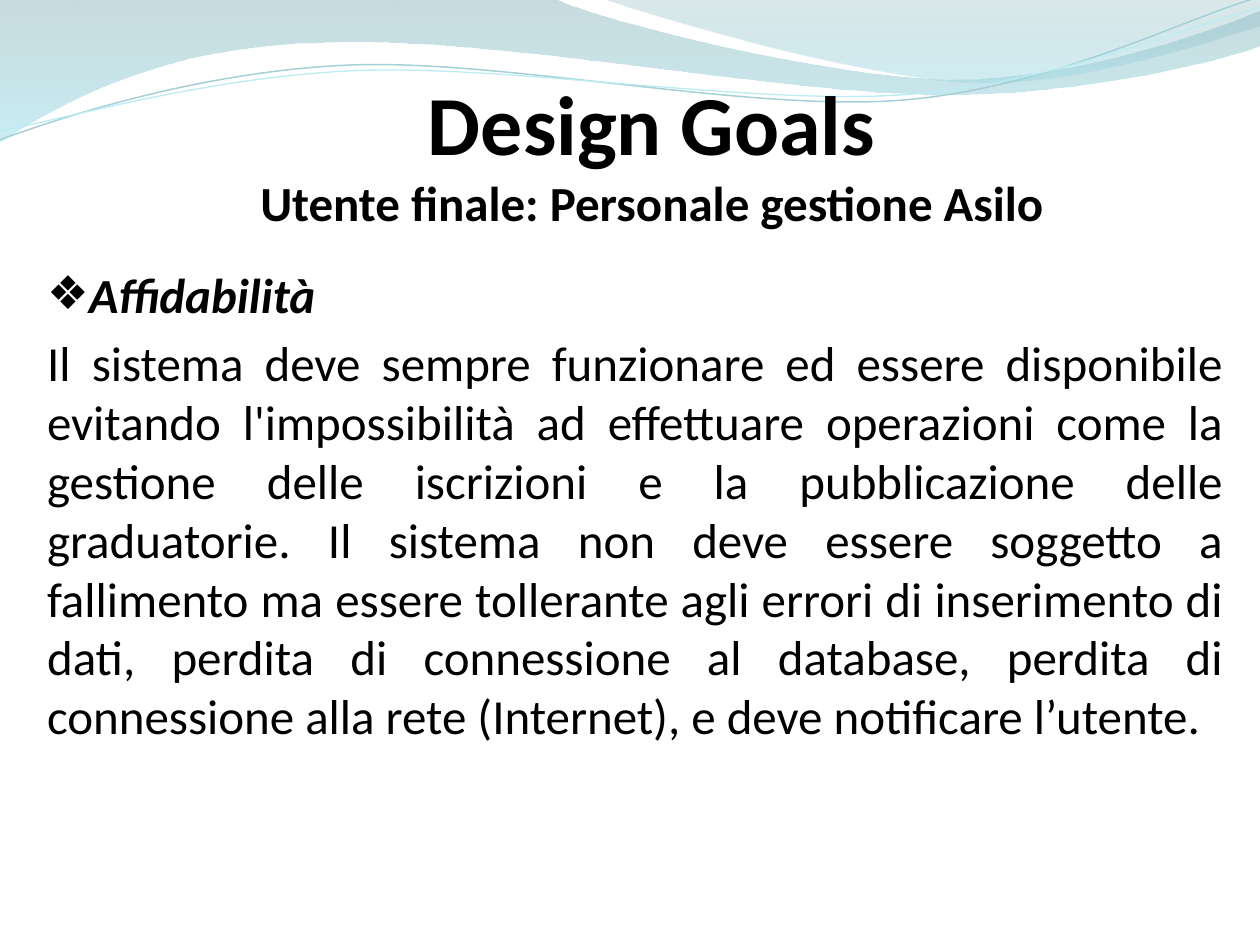
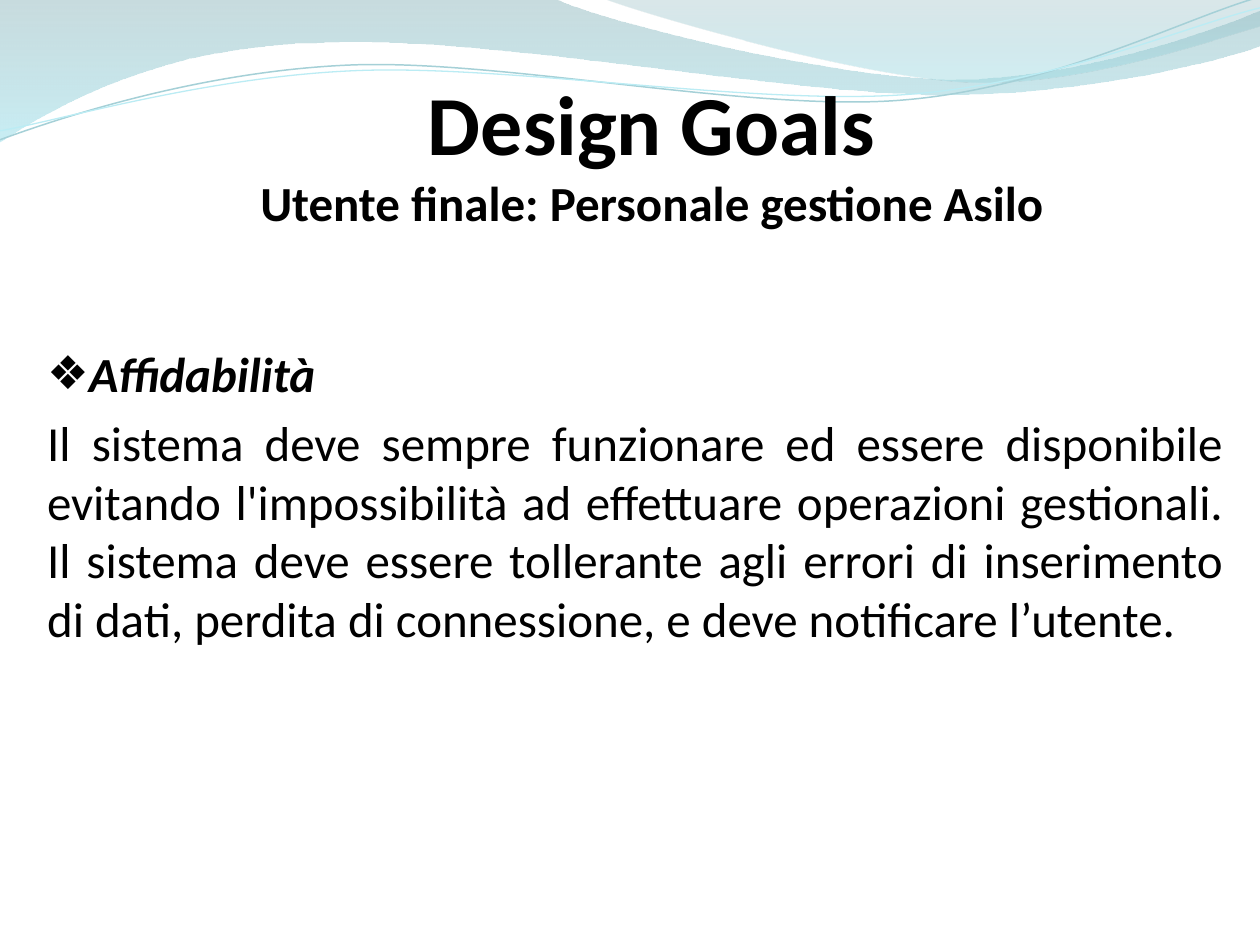
Before and after one commit to ammirate/at-silo, a slide deck: slide 9 of Presentazione/Atsilo1/Micco/Atsilo_A_Micco.pptx. Drawn at 1260x945 pixels with LibreOffice and Linux fonts; fonts in the diff are those of the drawing. Boxes give left, top, right and bottom in pixels: in the first picture for what was removed or moved away, otherwise in the second. Text is boxed around its words. In the diff, an @@ line names an element or a change of style, - is before the commit and + after.

```diff
--- a/Presentazione/Atsilo1/Micco/Atsilo_A_Micco.pptx
+++ b/Presentazione/Atsilo1/Micco/Atsilo_A_Micco.pptx
@@ text "Affidabilità": place and size @@
-text "Affidabilità" at [47, 278, 1223, 741]
+text "Affidabilità" at [47, 357, 1223, 645]
@@ text at [47, 427, 1223, 645]: text changed @@
-Il sistema deve sempre funzionare ed essere disponibile evitando l'impossibilità ad effettuare operazioni come la gestione delle iscrizioni e la pubblicazione delle graduatorie. Il sistema non deve essere soggetto a fallimento ma essere tollerante agli errori di inserimento di dati, perdita di connessione al database, perdita di connessione alla rete (Internet), e deve notificare l’utente.
+Il sistema deve sempre funzionare ed essere disponibile evitando l'impossibilità ad effettuare operazioni gestionali. Il sistema deve essere tollerante agli errori di inserimento di dati, perdita di connessione, e deve notificare l’utente.
```
Also in this commit, not shown: 6 other slides changed.
